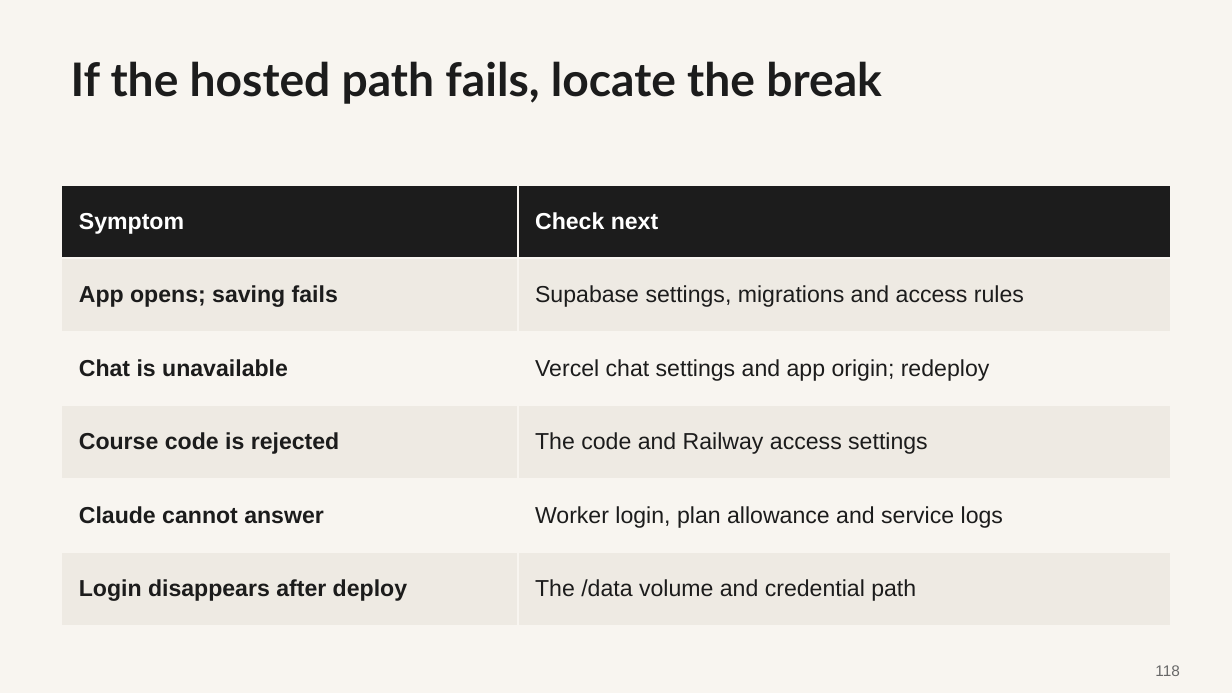
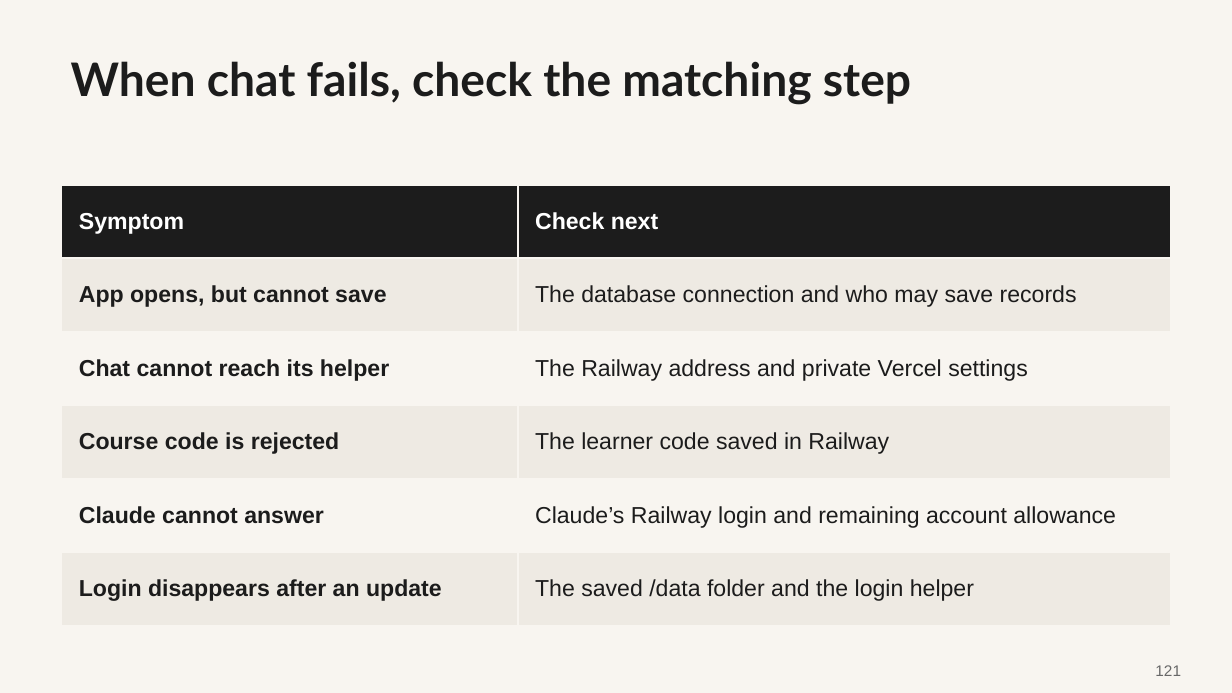
Before and after one commit to promptadvisers/claude-code-next-steps, a slide deck: slide 121 of slides/ClientDesk_Course_End_to_End.pptx (slide 118 before the commit). Drawn at 1232x693 pixels with LibreOffice and Linux fonts; fonts in the diff are those of the drawing. Boxes give left, top, right and bottom in pixels: in the first picture for what was removed or moved away, otherwise in the second. Text is boxed around its words. In the diff, an @@ line names an element or a change of style, - is before the commit and + after.

Commit message:
Explain hosted Claude chat with plain-English diagrams and setup guidance

```diff
--- a/slides/ClientDesk_Course_End_to_End.pptx
+++ b/slides/ClientDesk_Course_End_to_End.pptx
@@ text at (71, 61, 911, 105): text changed @@
-If the hosted path fails, locate the break
+When chat fails, check the matching step
@@ table at (62, 185, 1171, 626) @@
-row 2, column 1: App opens; saving fails
+row 2, column 1: App opens, but cannot save
-row 2, column 2: Supabase settings, migrations and access rules
+row 2, column 2: The database connection and who may save records
-row 3, column 1: Chat is unavailable
+row 3, column 1: Chat cannot reach its helper
-row 3, column 2: Vercel chat settings and app origin; redeploy
+row 3, column 2: The Railway address and private Vercel settings
-row 4, column 2: The code and Railway access settings
+row 4, column 2: The learner code saved in Railway
-row 5, column 2: Worker login, plan allowance and service logs
+row 5, column 2: Claude’s Railway login and remaining account allowance
-row 6, column 1: Login disappears after deploy
+row 6, column 1: Login disappears after an update
-row 6, column 2: The /data volume and credential path
+row 6, column 2: The saved /data folder and the login helper
@@ text at (1155, 665, 1181, 676): text changed @@
-118
+121
```
Also in this commit, not shown: 46 other slides changed, 3 slides added, 6 other files.
